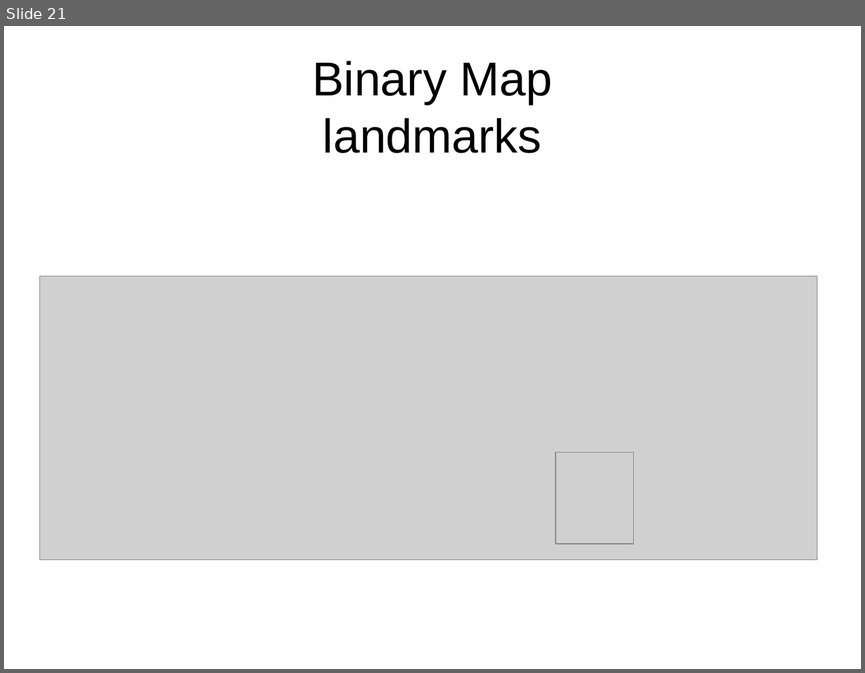
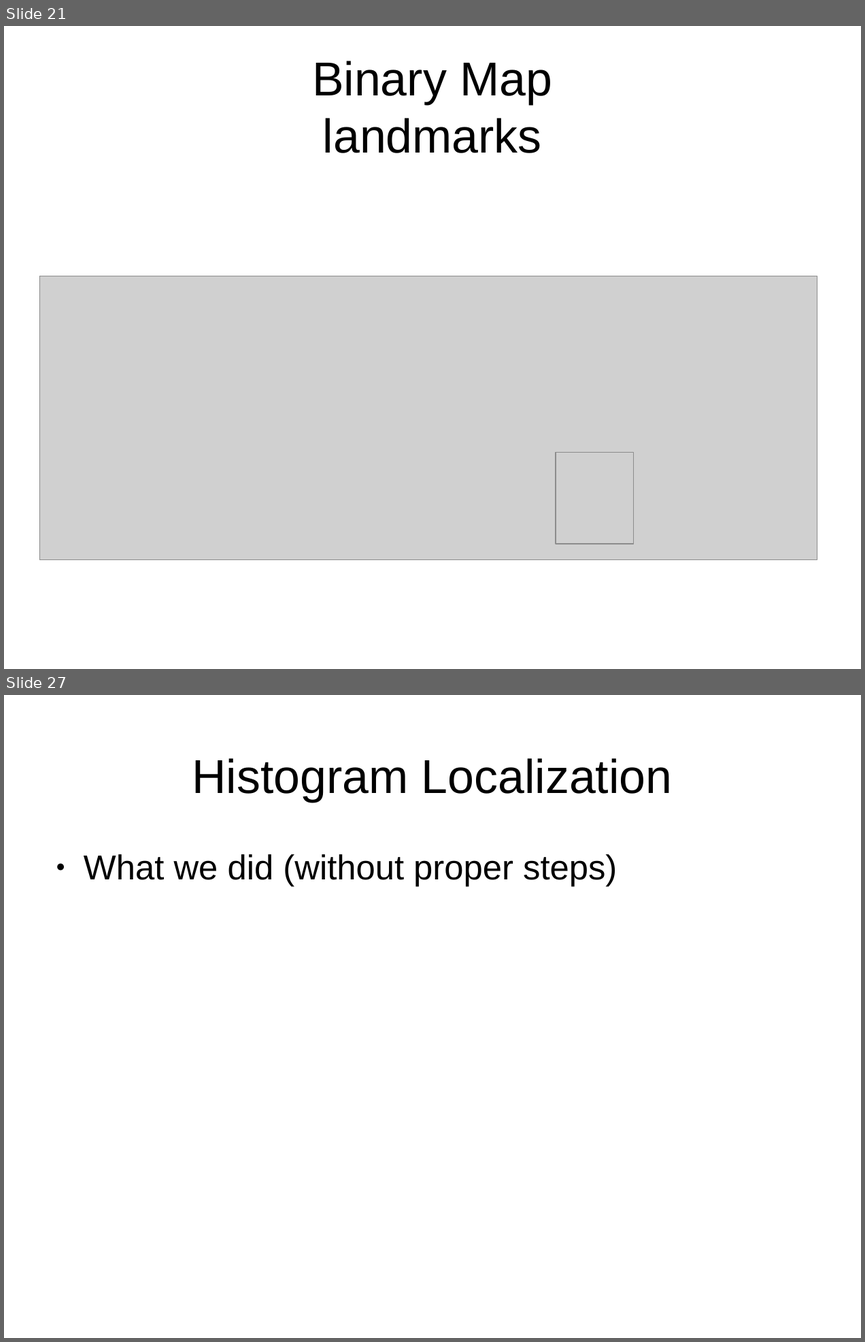
Before and after one commit to peterborkuti/english, a slide deck: robotlocalization/robotlocalization_02.odp. Shown one above the other, each under a label of ours: slide 21 before the commit, slides 21 and 27 after it; the slides between them are not shown. The pictures are 865x673 and 865x1342 pixels, drawn with LibreOffice and Linux fonts; fonts in the diff are those of the drawing; grey boxes stand for pictures. Boxes give left, top, right and bottom in pixels: in the first picture for what was removed or moved away, otherwise in the second. Text is boxed around its words. In the diff, an @@ line names an element or a change of style, - is before the commit and + after.

```diff
--- a/robotlocalization/robotlocalization_02.odp
+++ b/robotlocalization/robotlocalization_02.odp
@@ slide 27 added at (x1=4, y1=695, x2=861, y2=1338), background #FFFFFF @@
@@ title added at (x1=192, y1=758, x2=672, y2=802), 44 pt, text #000000 @@
+Histogram Localization
@@ text added at (x1=84, y1=854, x2=617, y2=887), 32 pt, text #000000 @@
+● What we did (without proper steps)
```
Also in this commit, not shown: 1 slide changed, 18 other slides added, 1 other file.
